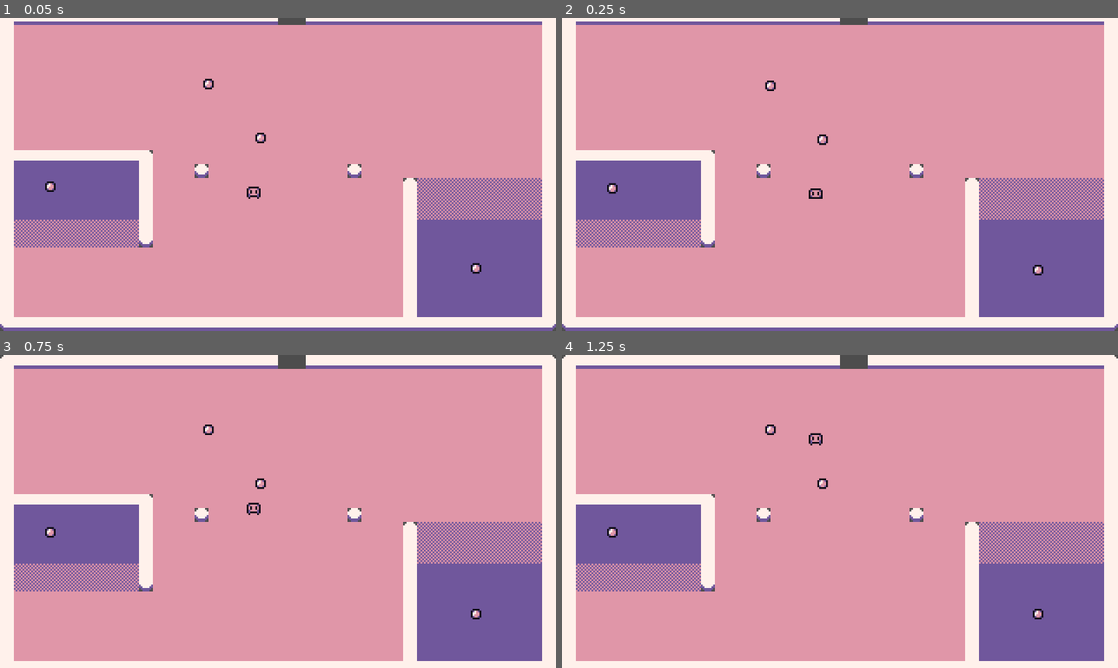
Above: before the commit, frames 1-4 (two rows, left to right).
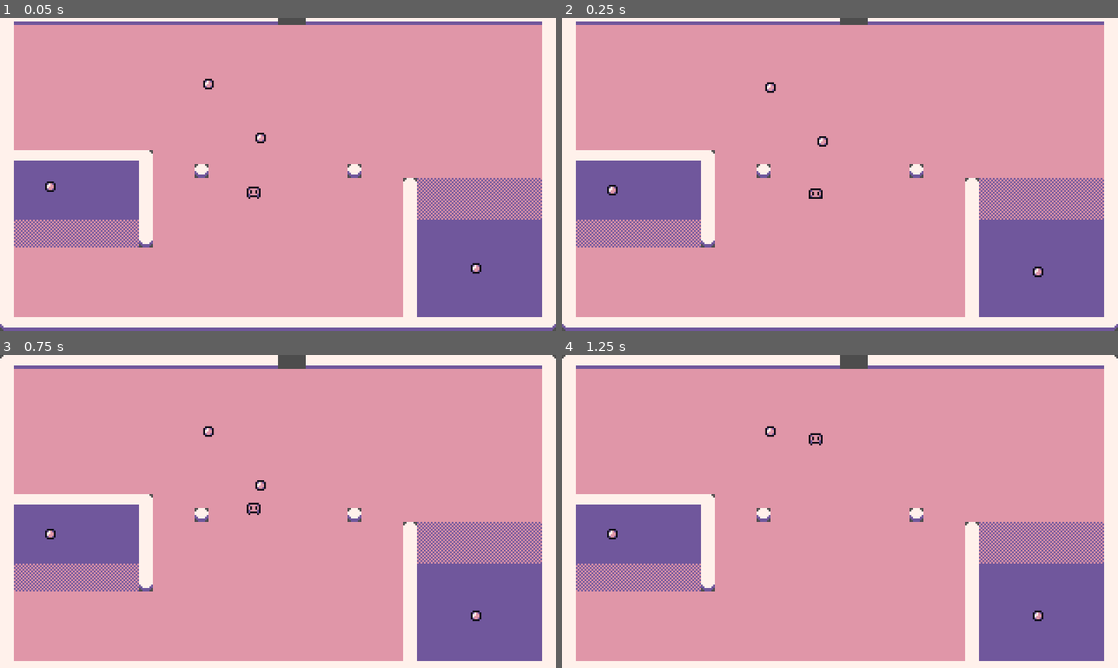
Above: after the commit, the same moments.

Repository: xFerchoVJ/coin-collector-godot
Game: Godot game, scene res://scenes/level.tscn
Same seed, same stepped clock (60 frames per second), same inputs: the game is played once before the commit and once after it.
Inputs:
- Up to frame 1 (0.05 s): no input
- Up to frame 2 (0.25 s): no input
- Up to frame 3 (0.75 s): hold W (move_up) from 0.53 s (still down)
- Up to frame 4 (1.25 s): keep holding W (move_up)

Frame 1 is identical in both runs. In frame 2, 0.2% of the frame differs, in the area x 8-87%, y 20-83%; in frame 3, 0.2%; in frame 4, 0.2%.

Commit message:
T10: collect coins with body_entered and player group
Co-Authored-By: Claude Sonnet 5.5 <noreply@anthropic.com>

Diff:
--- a/scenes/coin.tscn
+++ b/scenes/coin.tscn
@@ -1,5 +1,6 @@
 [gd_scene format=3 uid="uid://d3mdkij85uie"]
 
+[ext_resource type="Script" uid="uid://dns1emocel355" path="res://scripts/coin.gd" id="1_i64fm"]
 [ext_resource type="Texture2D" uid="uid://gfqq6n5577yq" path="res://Assets/Strips/Items/Coin.png" id="1_rwqht"]
 
 [sub_resource type="AtlasTexture" id="AtlasTexture_i64fm"]
@@ -42,13 +43,16 @@
 size = Vector2(6, 6)
 
 [node name="Coin" type="Area2D" unique_id=1201971875]
+collision_layer = 8
+collision_mask = 2
+script = ExtResource("1_i64fm")
 
 [node name="AnimatedSprite2D" type="AnimatedSprite2D" parent="." unique_id=390708671]
 sprite_frames = SubResource("SpriteFrames_u0ya7")
 animation = &"idle"
 autoplay = "idle"
-frame = 3
-frame_progress = 0.78583
 
 [node name="CollisionShape2D" type="CollisionShape2D" parent="." unique_id=1487854787]
 shape = SubResource("RectangleShape2D_dtglo")
+
+[connection signal="body_entered" from="." to="." method="_on_body_entered"]
--- a/scenes/player.tscn
+++ b/scenes/player.tscn
@@ -76,7 +76,7 @@
 "speed": 8.0
 }]
 
-[node name="Player" type="CharacterBody2D" unique_id=367730820]
+[node name="Player" type="CharacterBody2D" unique_id=367730820 groups=["player"]]
 collision_layer = 2
 script = ExtResource("1_cvnsp")
 
--- /dev/null
+++ b/scripts/coin.gd
@@ -0,0 +1,5 @@
+extends Area2D
+
+func _on_body_entered(body: Node2D) -> void:
+	if body.is_in_group("player"):
+		queue_free()
Not shown, added: scripts/coin.gd.uid
Not shown, changed: docs/LEARNING_PROGRESS.md
